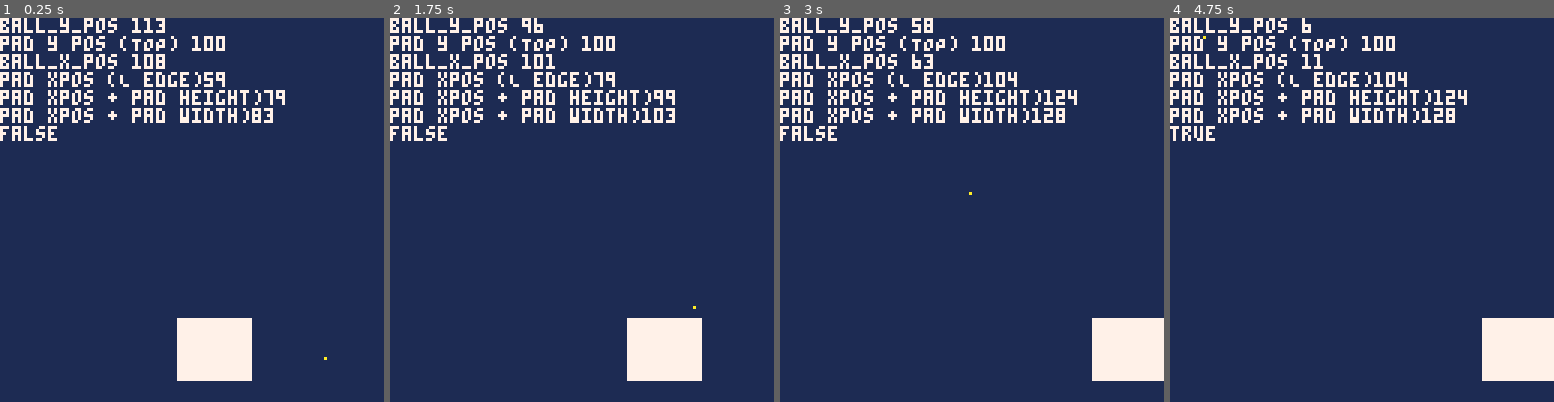
Above: before the commit, frames 1-4 (left to right).
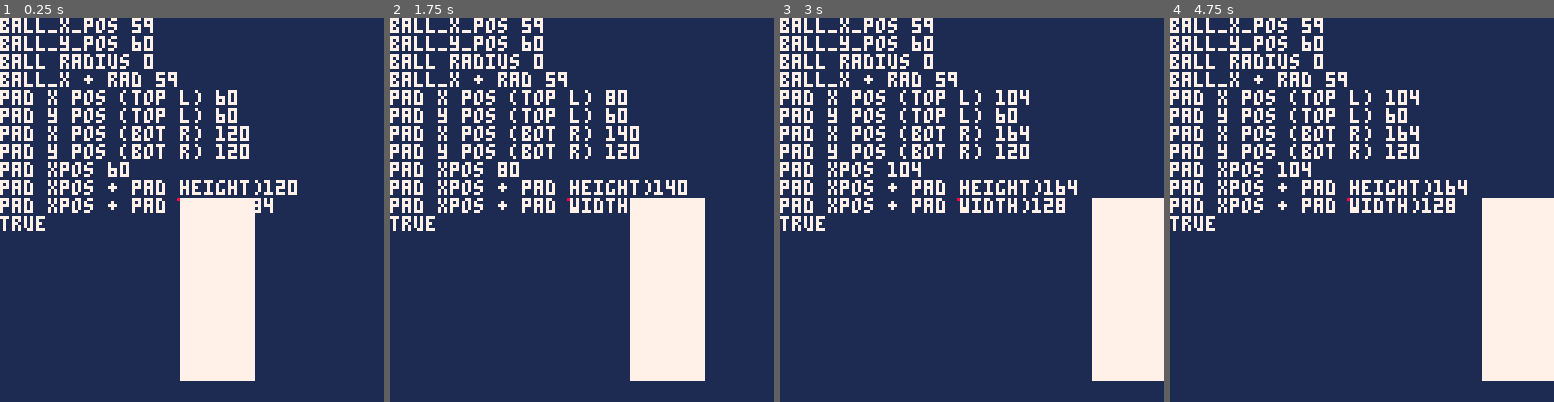
Above: after the commit, the same moments.

Repository: Mackeriah/Breakout-tutorial
Game: PICO-8 cartridge breakout/breakout.p8
The game is run twice, just before and just after one commit, with the same random seed, the same clock (stepped at 60 frames per second) and the same inputs.
Inputs:
- Up to frame 1 (0.25 s): no input
- Up to frame 2 (1.75 s): hold Right from 1.6 s (still down)
- Up to frame 3 (3 s): release Right at 2.1 s; hold Right from 2.47 s (still down)
- Up to frame 4 (4.75 s): release Right at 3.03 s; hold Left 3.08-3.58 s; hold Right 4.02-4.68 s

The runs differ from the first frame. In frame 1, 15% of the frame differs, in the area x 0-86%, y 0-95%; in frame 2, 15%; in frame 3, 15%; in frame 4, 15%, in the area x 0-100%, y 0-79%.

Commit message:
various tweaks and the sad realistion it's fundamentally flawed logic!

Diff:
--- a/breakout/breakout.p8
+++ b/breakout/breakout.p8
@@ -9,39 +9,44 @@
 function _init() -- runs once at start
 	cls(0)
 	-- ball info
-	ball_x_pos = 100
-	ball_y_pos = 105
+	ball_x_pos = 59
+	ball_y_pos = 60
 	ball_radius = 0
-	ball_x_speed = 1
-	ball_y_speed = 1
+	ball_x_speed = 0
+	ball_y_speed = 0
 
 	-- paddle info
-	paddle_x_pos = 59
-	paddle_y_pos = 100
+	paddle_x_pos = 60
+	paddle_y_pos = 60
 	paddle_width = 24
-	paddle_height = 20
+	paddle_height = 60
 	paddle_speed = 0
 end
 
 function _update() -- runs every frame
 	screen_paddle_limit()
 	ball_paddle_collision()
+	ball_movement()
 	paddle_movement()
 	screen_bounce()
-	ball_movement()
 end
 
 function _draw() -- runs every frame (after update)
 	cls(0)
 	rectfill(0,0,127,127,1) -- the game area
-	circfill(ball_x_pos, ball_y_pos, ball_radius, 10) -- draw the ball
+	circfill(ball_x_pos, ball_y_pos, ball_radius, 8) -- draw the ball
 	draw_paddle()
 
-	--print(paddle_speed, 0, 0, 7)
+	print('ball_x_pos '..ball_x_pos)
 	print('ball_y_pos '..ball_y_pos)
-	print('pad y pos (TOP) '..paddle_y_pos)
-	print('ball_x_pos '..ball_x_pos)
-	print('pad xpos (L edge)'..paddle_x_pos)
+	print('ball radius '..ball_radius)
+	print('ball_x + rad '..ball_x_pos+ball_radius)
+
+	print('pad x pos (top l) '..paddle_x_pos)
+	print('pad y pos (top l) '..paddle_y_pos)
+	print('pad x pos (bot r) '..paddle_x_pos+paddle_height)
+	print('pad y pos (bot r) '..paddle_y_pos+paddle_height)
+	print('pad xpos '..paddle_x_pos)
 	print('pad xpos + pad height)'..paddle_x_pos+paddle_height)
 	print('pad xpos + pad width)'..paddle_x_pos+paddle_width)
 	print(sausages)
@@ -128,11 +133,16 @@
 		sfx(2)
 	end
 
-	-- THIS PART IS WORKING CORRECTLY
-	-- did right side of ball hit left side of paddle?
-	if (ball_y_pos >= paddle_y_pos) and (ball_y_pos <= paddle_y_pos+paddle_height) and -- ball in line with paddle
-	   ball_x_pos + ball_radius +1 >= paddle_x_pos and
-	   ball_x_pos + ball_radius +1 <= paddle_x_pos + paddle_height then
+	-- did right side of ball hit left side of paddle? -- THIS PART IS WORKING CORRECTLY
+	-- if ball is between top and bottom of paddle
+	-- hmm I need to consider ball radius too, although IF I won't be changing ball radius I
+	-- can handle this with magic numbers as I'll know the radius
+	-- need to consider if ball partially hits paddle, whereas the below is just from centre
+	if (ball_y_pos >= paddle_y_pos) and (ball_y_pos <= paddle_y_pos+paddle_height) and
+		-- if ball
+	   ball_y_pos + ball_radius +1 >= paddle_y_pos and
+	   -- if ball including it's radius is equal or less than paddle x plus paddle height
+	   ball_y_pos + ball_radius +1 <= paddle_y_pos + paddle_height then
 		ball_x_speed = -ball_x_speed
 		sfx(2)
 	end
